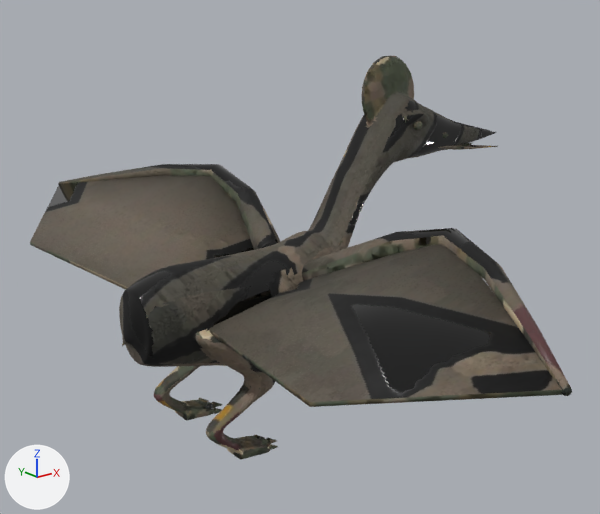
One commit to the Blender file assets/art-v5/creatures/hatzegopteryx/hatzegopteryx.blend: the scene before it, then after it.
Both versions are drawn from a 50 mm camera at (-3.6, -5.05, 3.34) aimed at (0.57, 0.16, 1.26). Every picture has the same lights, and +X, +Y and +Z are marked at lower left. The first picture is the older version. Objects named as collision shapes, trigger or cutter boxes, shadow casters or lower levels of detail are left out.

The first picture shows 'Surface_LOD0'.
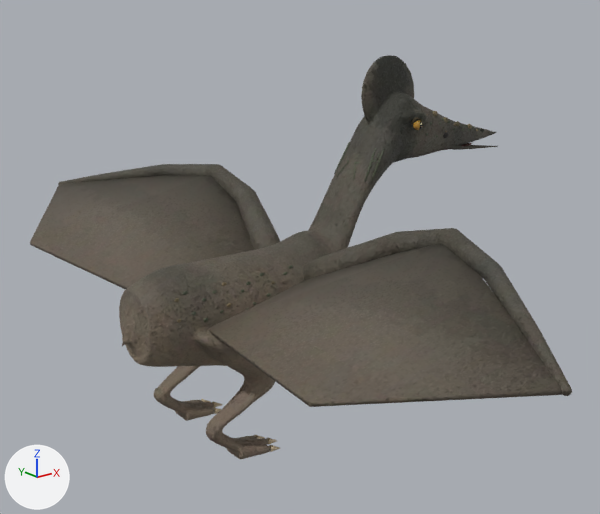
Pixel boxes (x1, y1, x2, y2) of what changed, in the pictures (600 x 514 px; the box of a moved part takes in the faces that stretch with it):
'Surface_LOD0', reshaped: before (30, 56, 572, 460); after (30, 55, 572, 459)
part 1 of me_anatomical_axial_skin, moved or reshaped: before (119, 56, 496, 460); after (119, 55, 496, 459)
part 2 of me_anatomical_axial_skin, surface changed: (43, 56, 572, 453) in both

The change in detail:
me_anatomical_axial_skin is used by ob_surface_lod0; location (0.0, 0.0, 0.0).
me_anatomical_axial_skin had 11112 vertices, 22148 faces and spanned x -1.17..2.88, y -3.01..3.01, z 0.0..2.87.
me_anatomical_axial_skin now has 14240 vertices, 27956 faces and spans x -1.17..2.88, y -3.01..3.01, z 0.0..2.88.
me_anatomical_axial_skin part 1: 376 vertices moved within x -1.12..2.8, y -0.54..0.56, z 0.01..2.8; 5199 vertices removed from x -1.14..2.83, y -0.56..0.56, z 0.01..2.87; 7553 vertices added at x -1.15..2.86, y -0.56..0.56, z 0.0..2.88.
me_anatomical_axial_skin part 2: 5563 kept faces spanning x -1.17..2.88, y -3.01..3.01, z 0.0..2.87 get new texture (UV) coordinates.
Other edits to the shape of me_anatomical_axial_skin do not show in these pictures.
